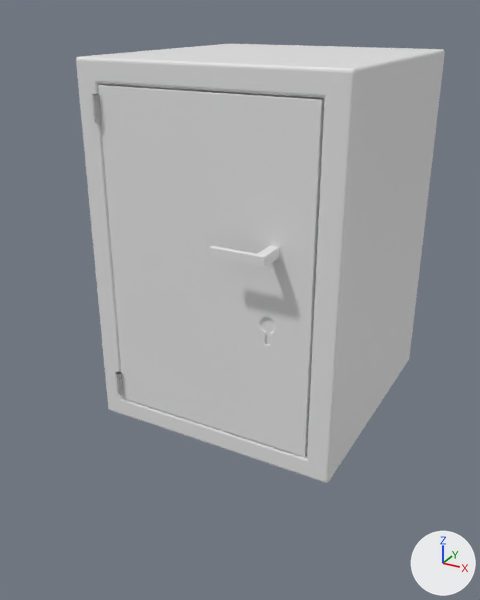
Before and after pictures for a commit that changed the Blender file 3COURSE/1SEM/polygon/safe/safe.blend.
Rendered twice from a camera (50 mm lens) standing at (0.98, -2.01, 0.73) and looking at (0.11, -0.43, -0.06). The lights are fixed; the arrows at lower right show +X, +Y and +Z.

The older version as bpy lines, for what is in view:
```python
me_cube_002 = bpy.data.meshes.new('Cube.002')
me_cube_002.from_pydata(...)  # 16 vertices, 14 faces; spans x -0.424..0.424, y -0.424..0.424, z -0.632..0.632
me_cube_003 = bpy.data.meshes.new('Cube.003')
me_cube_003.from_pydata(...)  # 78 vertices, 47 faces; spans x -0.345..0.345, y -0.043..0.043, z -0.525..0.525
me_cube_004 = bpy.data.meshes.new('Cube.004')
me_cube_004.from_pydata(...)  # 102 vertices, 97 faces; spans x -0.0049..0.0511, y -0.0141..0.0175, z 0.0..0.005
me_cube_004.polygons.foreach_set('use_smooth', [True] * 97)
ob_cube = bpy.data.objects.new('Cube', me_cube_004)
ob_cube.location = (0.229, -0.499, 0.118)
ob_cube.rotation_euler = (0.0, -3.142, 0.0)  # degrees (0, -180, 0)
ob_cube.scale = (3.0, 3.0, 3.0)
_m = ob_cube.modifiers.new('Mirror', 'MIRROR')
_m.use_axis = (False, False, True)
_m.use_clip = True
_m = ob_cube.modifiers.new('Subdivision', 'SUBSURF')
_m.levels = 6
ob_door = bpy.data.objects.new('door', me_cube_003)
ob_door.location = (0.0, -0.411, 0.0)
ob_door.scale = (1.0, 0.936, 1.0)
_m = ob_door.modifiers.new('Bevel', 'BEVEL')
_m.width = 0.12
_m.width_pct = 0.12
_m.segments = 3
ob_safe = bpy.data.objects.new('safe', me_cube_002)
ob_safe.location = (0.0, 0.0, 0.0)
ob_safe.scale = (1.0, 1.06, 0.949)
_m = ob_safe.modifiers.new('Bevel', 'BEVEL')
_m.width = 0.01
_m.width_pct = 0.01
_m.segments = 3
```
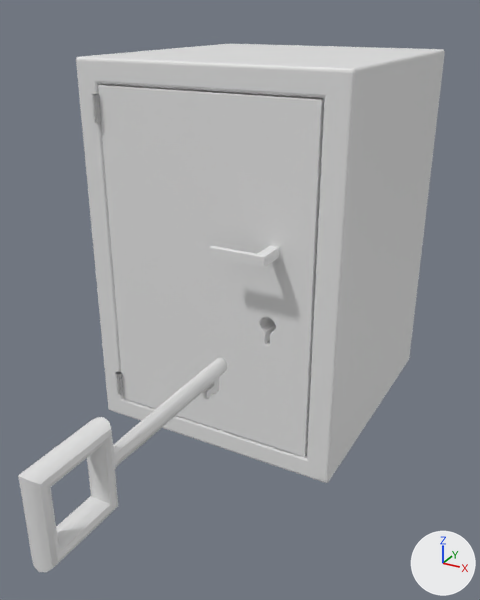
Location of each change, (x1, y1, x2, y2) in pixels of the pictures (480 x 600 px):
'Torus.004', added: after (18, 358, 228, 572)
part 1 of me_cube_003, built on: (261, 317, 276, 344) in both

What changed in the scene script:
```text
Change me_cube_003:
    used by ob_door; location = (0.0, -0.411, 0.0); scale = (1.0, 0.936, 1.0)
    remove me_cube_003.from_pydata(...)  # 78 vertices, 47 faces; spans x -0.345..0.345, y -0.043..0.043, z -0.525..0.525
    add me_cube_003.from_pydata(...)  # 109 vertices, 78 faces; spans x -0.345..0.345, y -0.043..0.043, z -0.525..0.525
    me_cube_003 part 1
    1 face is deleted
    31 new vertices lie (0.0, 0.078, 0.0) away from vertices in x 0.186..0.237, y -0.035, z -0.174..-0.085
    32 new faces join them
Add me_torus_004:
    me_torus_004.from_pydata(...)  # 340 vertices, 336 faces; spans x -0.03..0.03, y -0.106..0.559, z -0.106..0.106
    me_torus_004.polygons.foreach_set('use_smooth', [True] * 336)
Add ob_torus_004:
    ob_torus_004 = bpy.data.objects.new('Torus.004', me_torus_004)
    ob_torus_004.location = (0.212, -1.274, -0.111)
    ob_torus_004.rotation_euler = (0.0, 3.142, 0.0)  # degrees (0, 180, 0)
```
